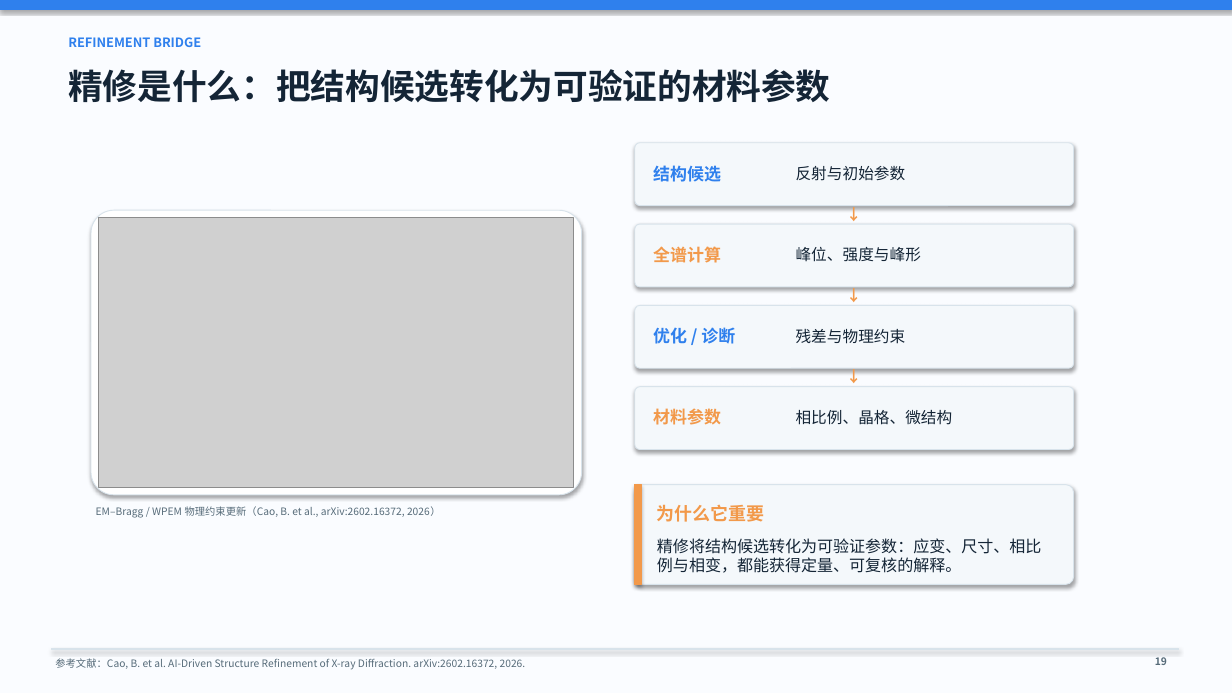
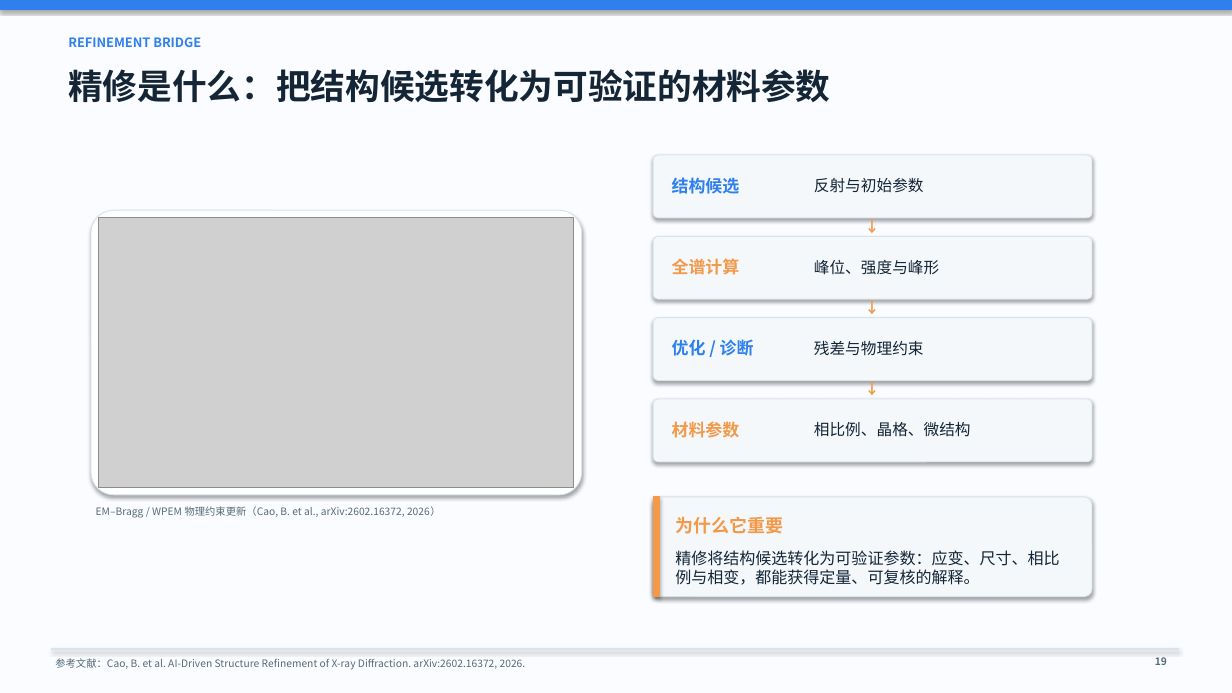
Before and after one commit to DeltaGanjiang/homepage, a slide deck: slide 19 of assets/ganjiang.pptx. Drawn at 1232x693 pixels with LibreOffice and Linux fonts; fonts in the diff are those of the drawing; grey boxes stand for pictures. Boxes give left, top, right and bottom in pixels: in the first picture for what was removed or moved away, otherwise in the second. Text is boxed around its words. In the diff, an @@ line names an element or a change of style, - is before the commit and + after.

```diff
--- a/assets/ganjiang.pptx
+++ b/assets/ganjiang.pptx
@@ 4 texts, 3 rounded rectangles: place and size @@
-4 texts, 3 rounded rectangles at (635, 142, 1074, 573)
+4 texts, 3 rounded rectangles at (653, 155, 1092, 585)
@@ 9 texts, 2 rounded rectangles, 1 rectangle: place and size @@
-9 texts, 2 rounded rectangles, 1 rectangle at (635, 165, 1074, 585)
+9 texts, 2 rounded rectangles, 1 rectangle at (653, 177, 1092, 597)
```
Also in this commit, not shown: 8 other slides changed, 1 other file.
